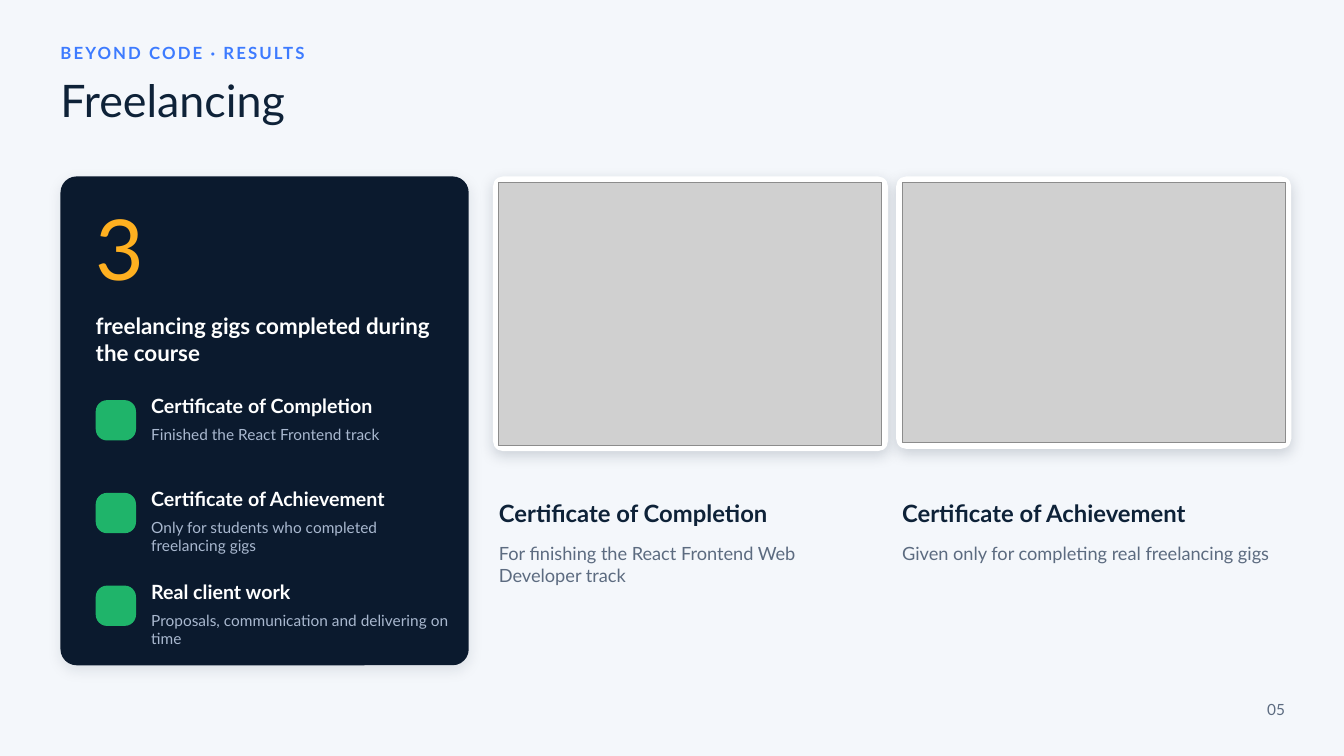
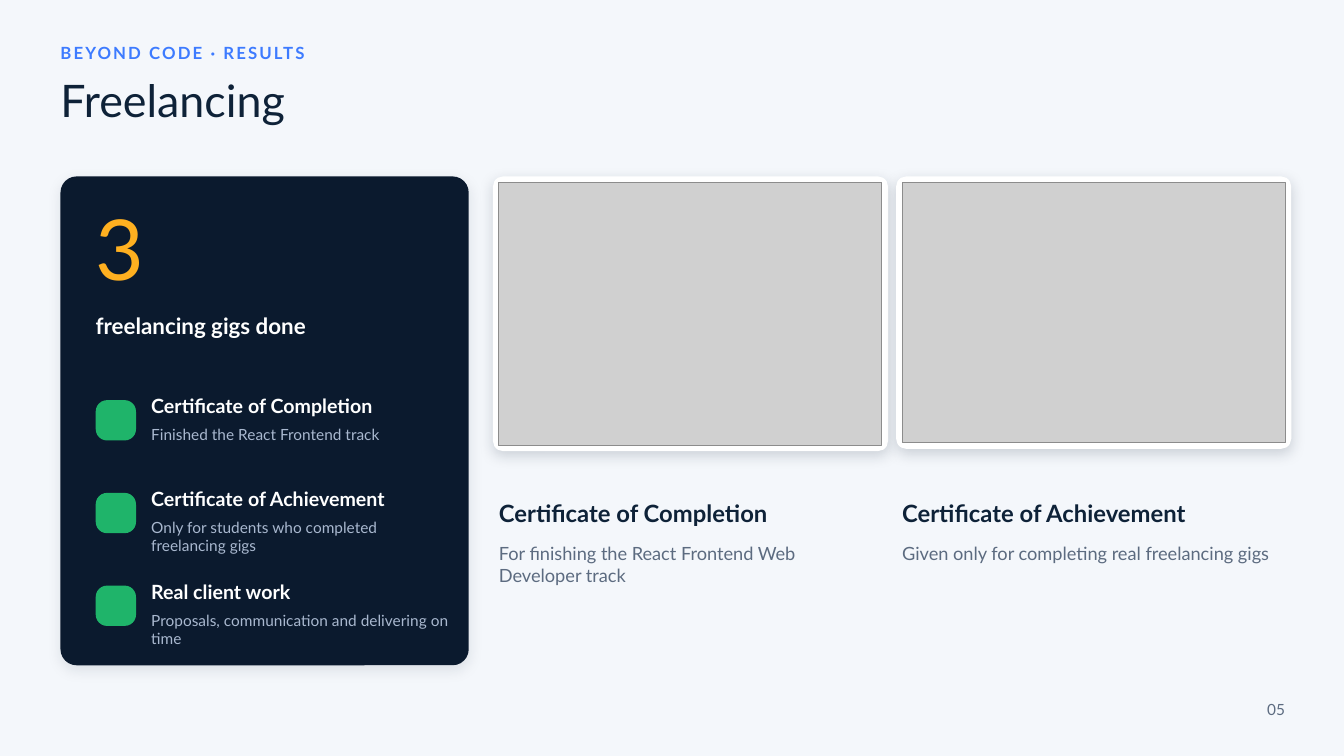
Before and after one commit to Saif-eldin-Ahmed-Helmy/Interactive-Learning-Platform, a slide deck: slide 5 of output/discussion/Maaly-DEPI-Discussion.pptx. Drawn at 1344x756 pixels with LibreOffice and Linux fonts; fonts in the diff are those of the drawing; grey boxes stand for pictures; background and template pictures are left out. Boxes give left, top, right and bottom in pixels: in the first picture for what was removed or moved away, otherwise in the second. Text is boxed around its words. In the diff, an @@ line names an element or a change of style, - is before the commit and + after.

```diff
--- a/output/discussion/Maaly-DEPI-Discussion.pptx
+++ b/output/discussion/Maaly-DEPI-Discussion.pptx
@@ text at <box>96,317,306,338</box>: text changed @@
-freelancing gigs completed during the course
+freelancing gigs done
```
Also in this commit, not shown: 2 other files.
